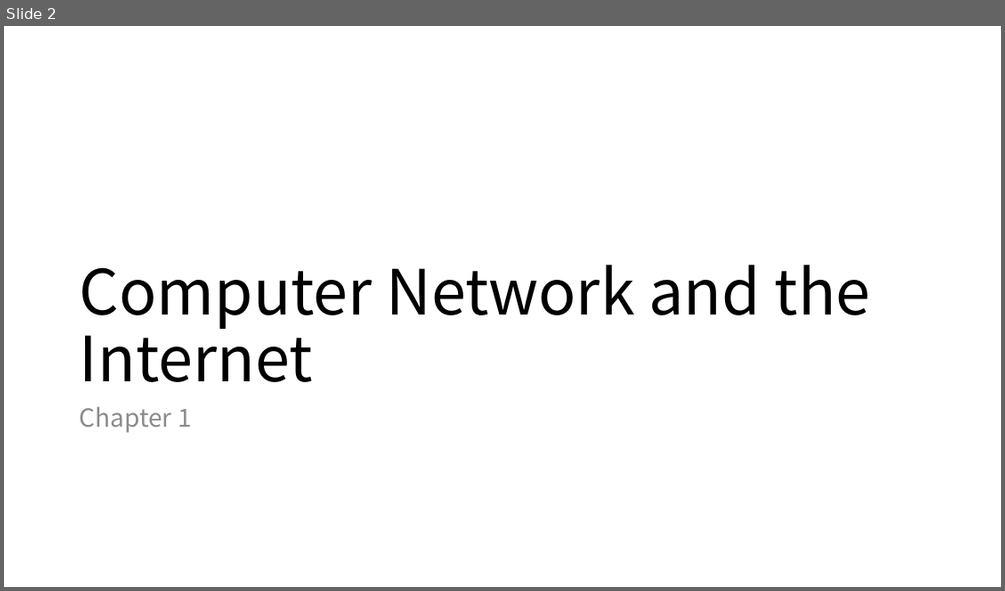
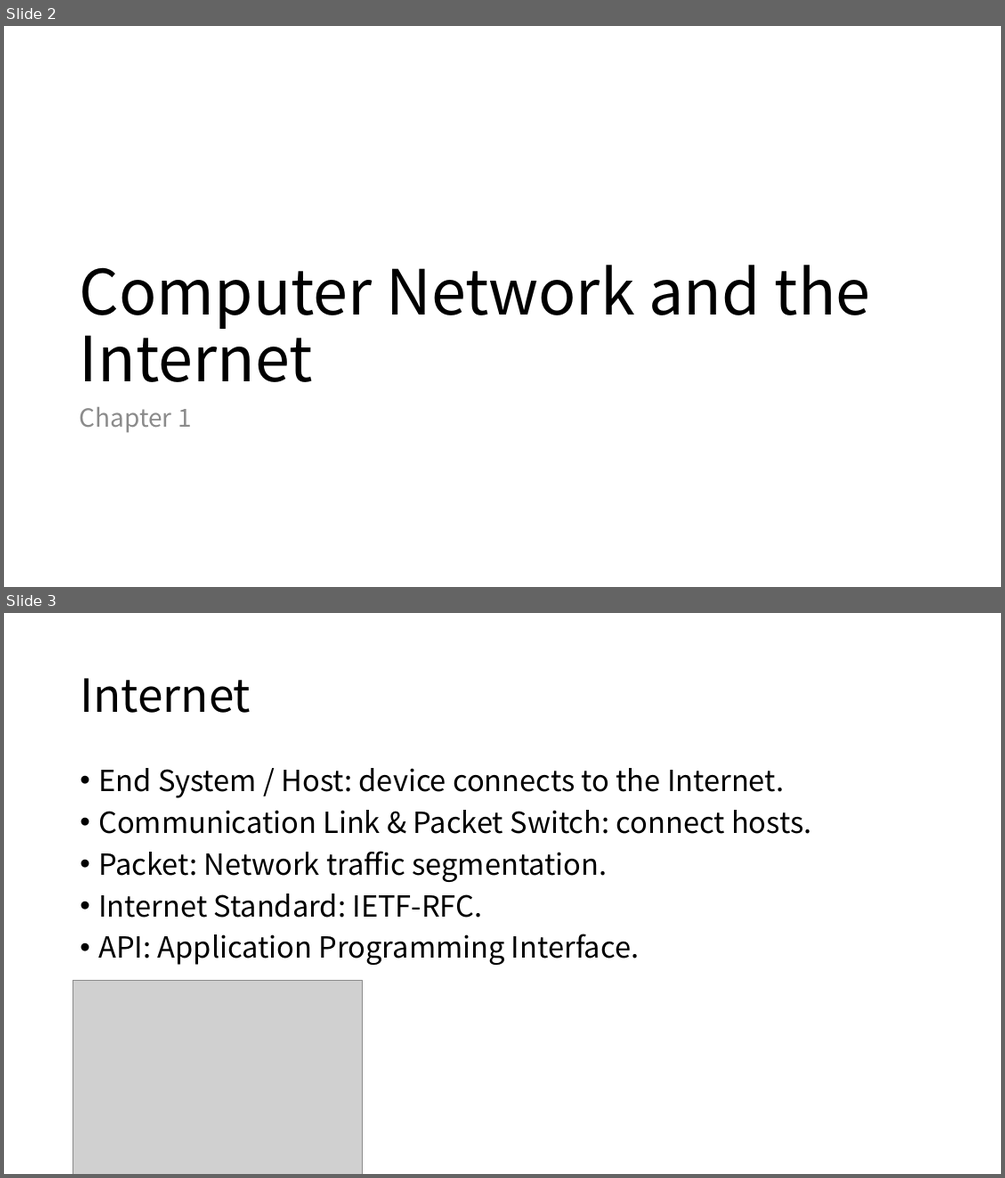
Before and after one commit to Lyther/wiki, a slide deck: docs/assets/Computer Network.pptx. Shown one above the other, each under a label of ours: slide 2 before the commit, slides 2 and 3 after it. The pictures are 1005x591 and 1005x1178 pixels, drawn with LibreOffice and Linux fonts; fonts in the diff are those of the drawing; grey boxes stand for pictures. Boxes give left, top, right and bottom in pixels: in the first picture for what was removed or moved away, otherwise in the second. Text is boxed around its words. In the diff, an @@ line names an element or a change of style, - is before the commit and + after.

Commit message:
update network ppt

```diff
--- a/docs/assets/Computer Network.pptx
+++ b/docs/assets/Computer Network.pptx
@@ slide 3 added at [4, 613, 1001, 1174], background #FFFFFF @@
@@ title added at [80, 678, 251, 713], 44 pt, text #000000 @@
+Internet
@@ text added at [98, 768, 811, 965], 28 pt, text #000000 @@
+• End System / Host: device connects to the Internet.
+• Communication Link & Packet Switch: connect hosts.
+• Packet: Network traffic segmentation.
+• Internet Standard: IETF-RFC.
+• API: Application Programming Interface.
@@ picture added at [73, 981, 363, 1174] @@
```
Also in this commit, not shown: 26 other slides added, 6 other files.
